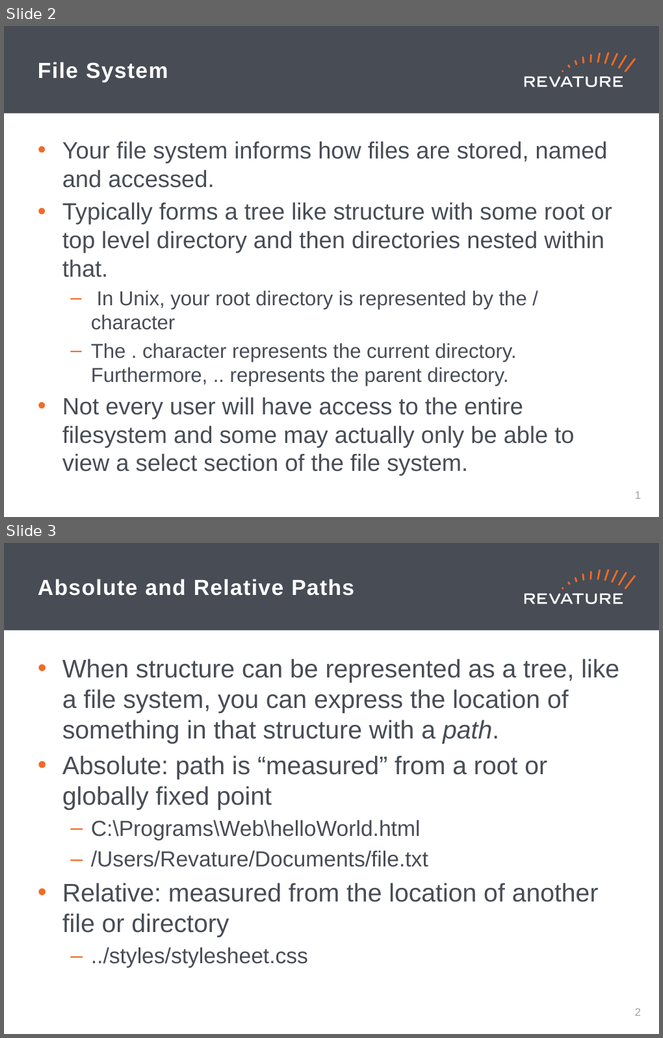
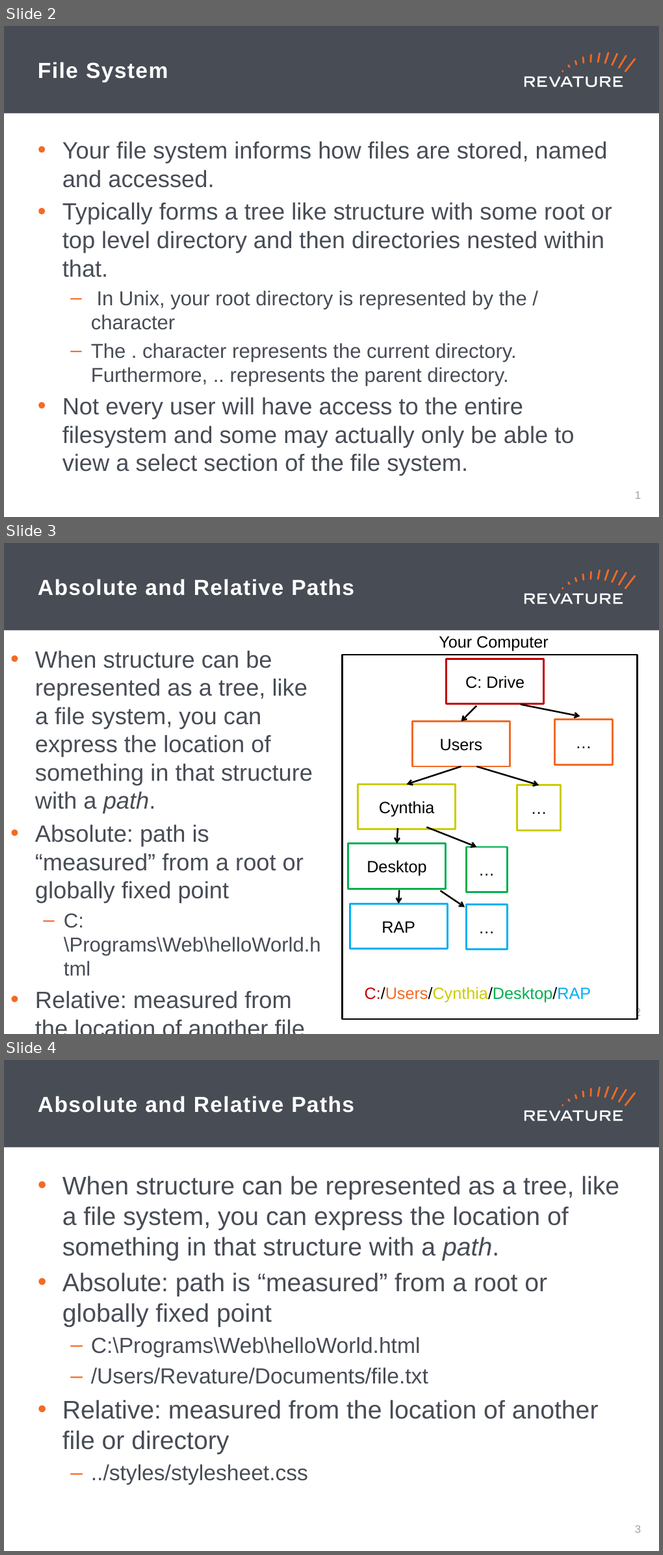
Before and after one commit to cynthia-enciso/RAP-210830, a slide deck: PPTs/day-1.pptx. Shown one above the other, each under a label of ours: slides 2 and 3 before the commit, slides 2, 3 and 4 after it. The pictures are 663x1038 and 663x1555 pixels, drawn with LibreOffice and Linux fonts; fonts in the diff are those of the drawing. Boxes give left, top, right and bottom in pixels: in the first picture for what was removed or moved away, otherwise in the second. Text is boxed around its words. In the diff, an @@ line names an element or a change of style, - is before the commit and + after.

```diff
--- a/PPTs/day-1.pptx
+++ b/PPTs/day-1.pptx
@@ slide 3 added at (4, 543, 659, 1034), background #FFFFFF; not listed: 19 template elements that a slide beside it also shows @@
@@ title added at (38, 579, 354, 596), 24 pt, text #FFFFFF, bold @@
+Absolute and Relative Paths
@@ text added at (439, 636, 549, 651), 18 pt, text #000000 @@
+Your Computer
@@ text added at (35, 650, 321, 1009), 25.9 pt, text #474C55 @@
+• When structure can be represented as a tree, like a file system, you can express the location of something in that structure with a path.
+• Absolute: path is “measured” from a root or globally fixed point
+  – C:\Programs\Web\helloWorld.html
+• Relative: measured from the location of another file or directory
+  – ../styles/stylesheet.css
@@ rectangle added at (342, 655, 638, 1020), fill #FFFFFF, outline #000000 2 pt @@
@@ rectangle added at (446, 659, 544, 704), fill #FFFFFF, outline #C00000 2 pt, 18 pt, text #000000 @@
+C: Drive
@@ arrow added from (477, 706) to (462, 721), #000000 1.75 pt @@
@@ arrow added from (521, 705) to (580, 717), #000000 1.75 pt @@
@@ rectangle added at (412, 721, 510, 767), fill #FFFFFF, outline #F36A25 2 pt, 18 pt, text #000000 @@
+Users
@@ rectangle added at (555, 720, 613, 765), fill #FFFFFF, outline #F36A25 2 pt, 18 pt, text #000000 @@
+…
@@ arrow added from (462, 767) to (407, 784), #000000 1.75 pt @@
@@ arrow added from (477, 767) to (540, 785), #000000 1.75 pt @@
@@ rectangle added at (358, 784, 456, 829), fill #FFFFFF, outline #CCCC00 2 pt, 18 pt, text #000000 @@
+Cynthia
@@ rectangle added at (517, 785, 561, 831), fill #FFFFFF, outline #CCCC00 2 pt, 18 pt, text #000000 @@
+…
@@ arrow added from (398, 828) to (397, 844), #000000 1.75 pt @@
@@ arrow added from (426, 827) to (477, 847), #000000 1.75 pt @@
@@ rectangle added at (348, 844, 445, 889), fill #FFFFFF, outline #00B050 2 pt, 18 pt, text #000000 @@
+Desktop
@@ rectangle added at (467, 847, 507, 892), fill #FFFFFF, outline #00B050 2 pt, 18 pt, text #000000 @@
+…
@@ arrow added from (399, 890) to (399, 904), #000000 1.75 pt @@
@@ arrow added from (440, 891) to (465, 907), #000000 1.75 pt @@
@@ rectangle added at (350, 904, 447, 949), fill #FFFFFF, outline #00B0F0 2 pt, 18 pt, text #000000 @@
+RAP
@@ rectangle added at (467, 904, 507, 950), fill #FFFFFF, outline #00B0F0 2 pt, 18 pt, text #000000 @@
+…
@@ rectangle added at (358, 980, 599, 1006), outline #FFFFFF 0.75 pt, 18 pt, text #CCCC00 @@
+C:/Users/Cynthia/Desktop/RAP
@@ page number added at (635, 1007, 641, 1019), 12 pt, text #A0A1A0 @@
+2
@@ what was slide 3 is now slide 4 @@
@@ page number at (635, 1525, 641, 1533): text changed @@
-2
+3
```
Also in this commit, not shown: 4 slides changed, 2 other slides added.
